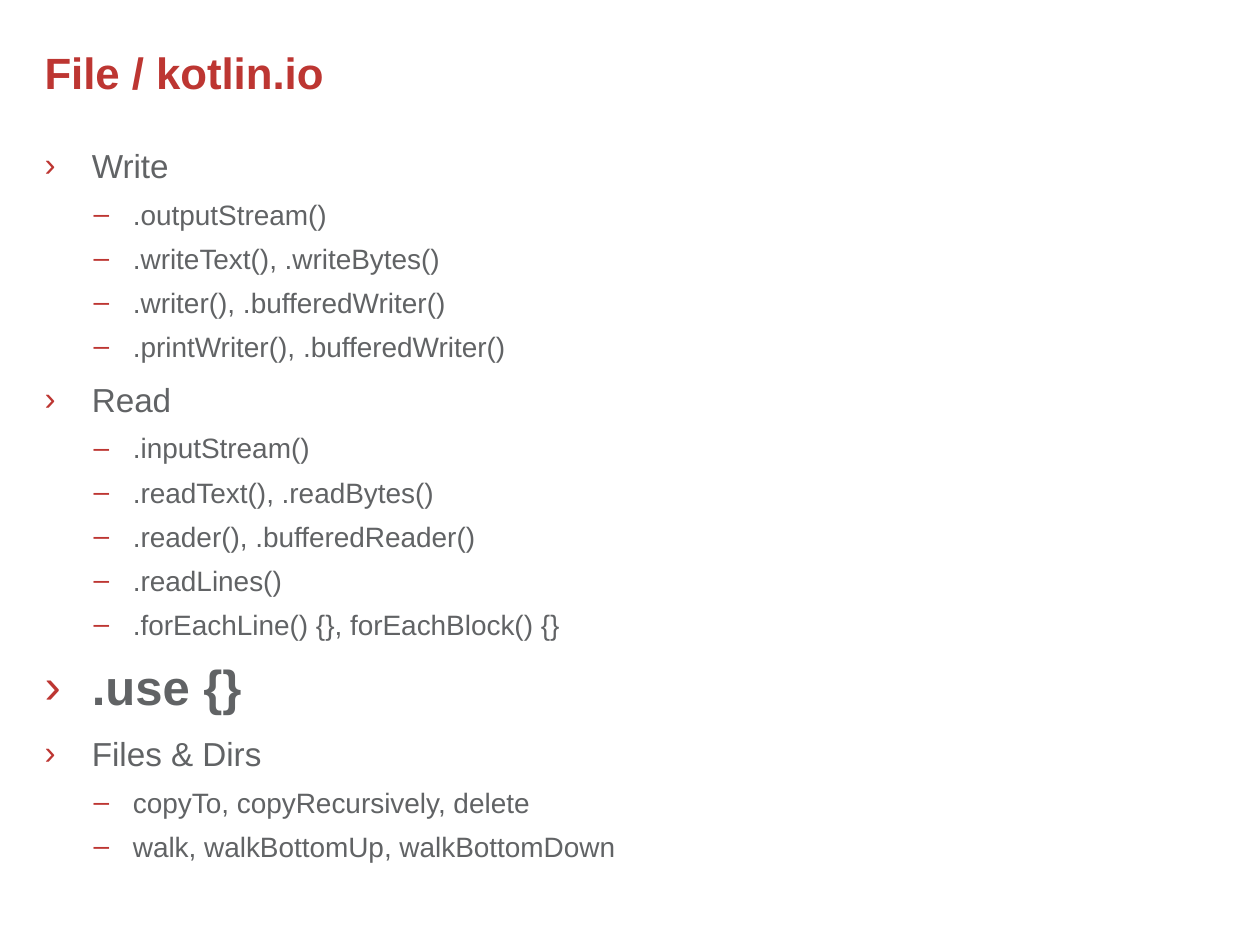
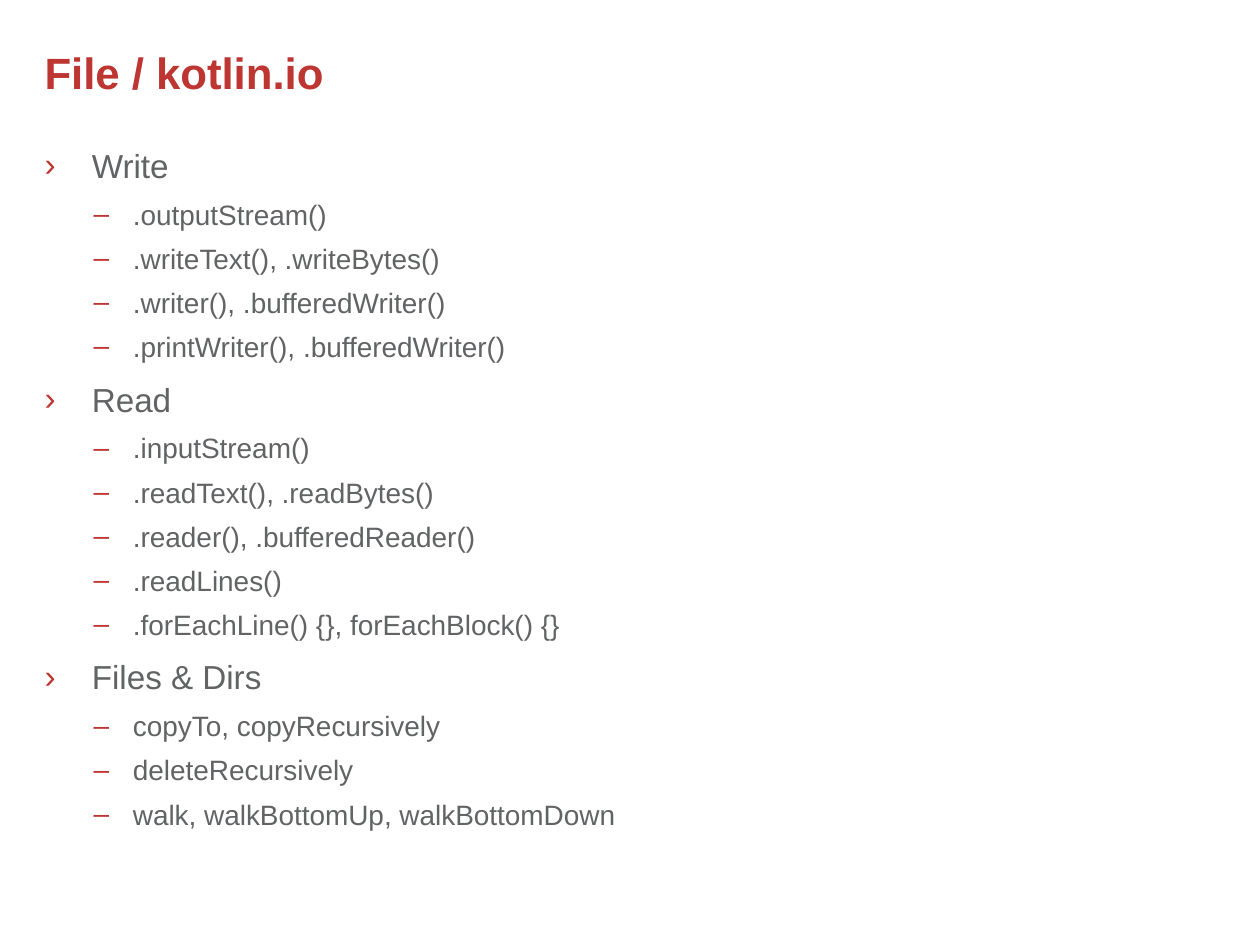
Before and after one commit to rokusjar/KotlinSkoleni, a slide deck: slide 5 of slides/Kotlin - 1. Helpful Extensions.pptx. Drawn at 1260x945 pixels with LibreOffice and Linux fonts; fonts in the diff are those of the drawing; background and template pictures are left out. Boxes give left, top, right and bottom in pixels: in the first picture for what was removed or moved away, otherwise in the second. Text is boxed around its words. In the diff, an @@ line names an element or a change of style, - is before the commit and + after.

```diff
--- a/slides/Kotlin - 1. Helpful Extensions.pptx
+++ b/slides/Kotlin - 1. Helpful Extensions.pptx
@@ text at [92,678,190,706]: paragraph removed @@
-  › .use {}
@@ text at [133,715,440,786]: text changed @@
-  – copyTo, copyRecursively, delete
+  – copyTo, copyRecursively
+  – deleteRecursively
```
Also in this commit, not shown: 1 other slide changed, 2 slides added.
